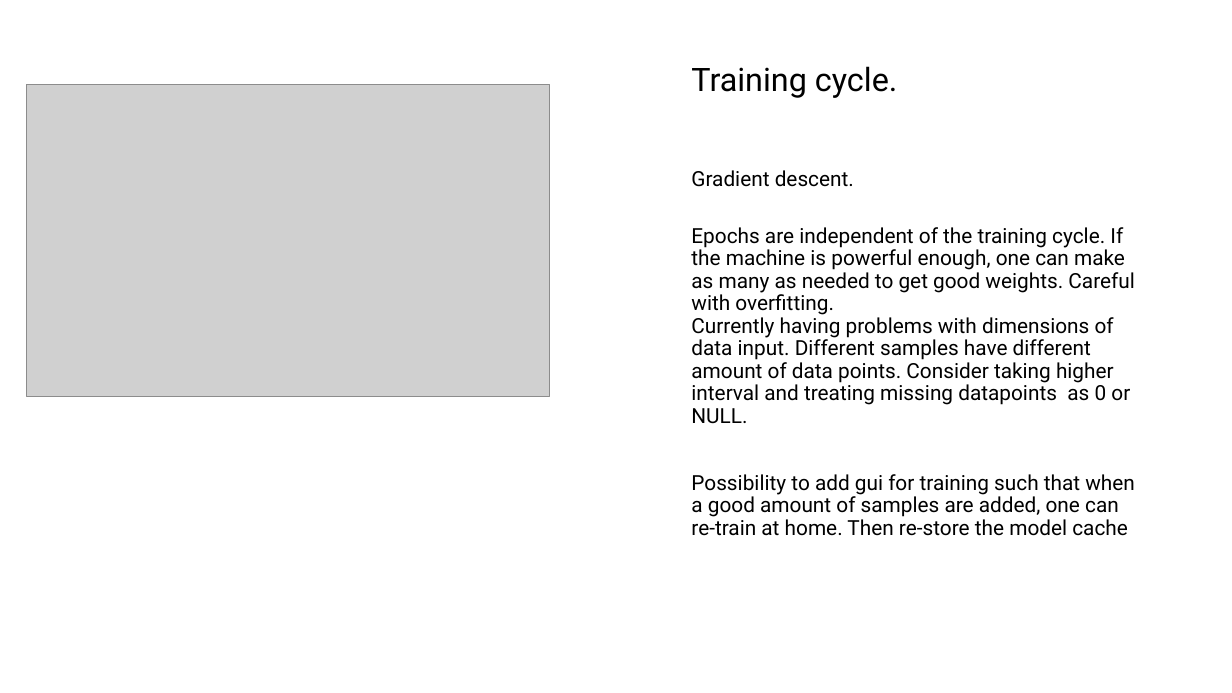
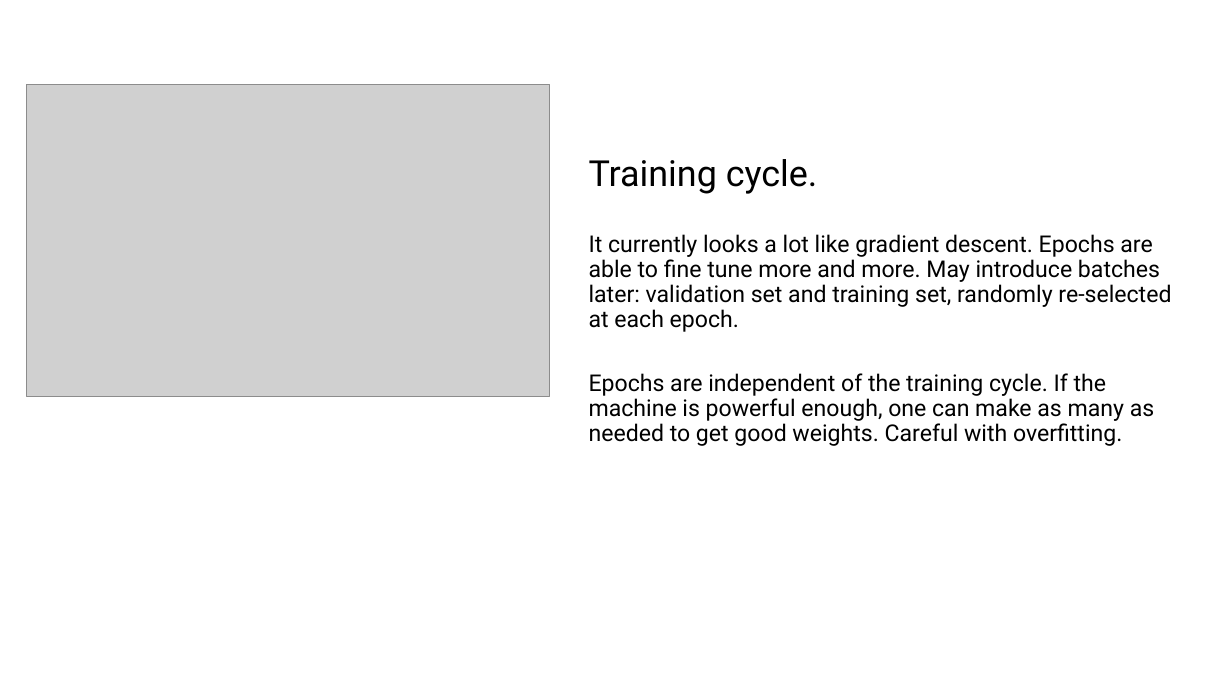
Before and after one commit to blichub/temp_raman_personal, a slide deck: slide 2 of raman_week8.pptx. Drawn at 1232x693 pixels with LibreOffice and Linux fonts; fonts in the diff are those of the drawing; grey boxes stand for pictures. Boxes give left, top, right and bottom in pixels: in the first picture for what was removed or moved away, otherwise in the second. Text is boxed around its words. In the diff, an @@ line names an element or a change of style, - is before the commit and + after.

```diff
--- a/raman_week8.pptx
+++ b/raman_week8.pptx
@@ title at (589, 159, 1171, 446): text changed; size 16.2 to 18 pt @@
-Training cycle.
-Gradient descent.
-Epochs are independent of the training cycle. If the machine is powerful enough, one can make as many as needed to get good weights. Careful with overfitting.
-Currently having problems with dimensions of data input. Different samples have different amount of data points. Consider taking higher interval and treating missing datapoints as 0 or NULL.
-Possibility to add gui for training such that when a good amount of samples are added, one can re-train at home. Then re-store the model cache
+Training cycle.
+It currently looks a lot like gradient descent. Epochs are able to fine tune more and more. May introduce batches later: validation set and training set, randomly re-selected at each epoch.
+Epochs are independent of the training cycle. If the machine is powerful enough, one can make as many as needed to get good weights. Careful with overfitting.
```
Also in this commit, not shown: 1 other slide changed, 2 slides added, 10 other files.
